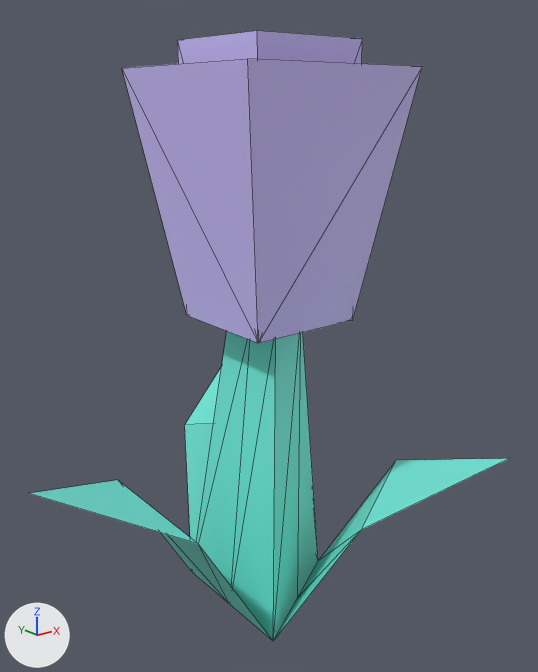
A saved change to the glTF model assets/models/kit/nature_flower_purpleA.glb.
Camera for both pictures: a 50 mm camera at (-0.185, -0.238, 0.169) aimed at (-0.005, -0.012, 0.079). Arrows for +X, +Y and +Z are at lower left; the lights stay in place. The older version comes first. Mesh edges are drawn as thin lines. Vertices at exactly the same position are counted once.

In view in the first picture: 'nature_flower_purpleA'.
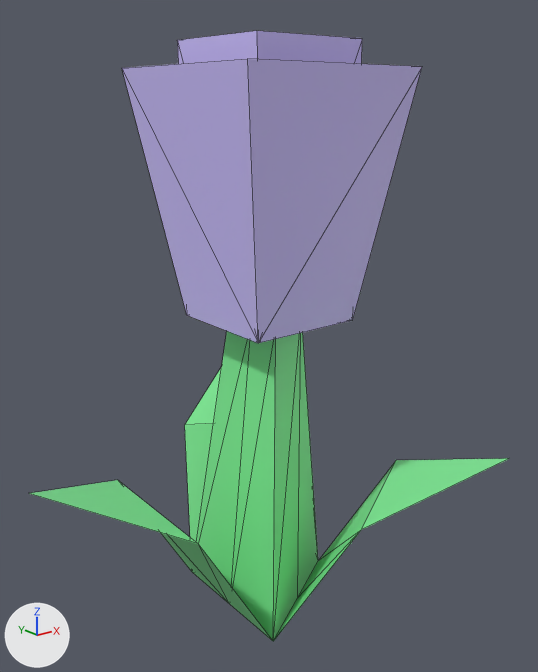
Boxes [x1, y1, x2, y2] around the edits, measured in the pictures (538 x 672 px):
part 1 of me_mesh_flower_purplea, recoloured (cyan to green)
    both: [29, 331, 509, 641]

Diff of the bpy script that builds the scene:
```diff
--- a/assets/models/kit/nature_flower_purpleA.glb.py
+++ b/assets/models/kit/nature_flower_purpleA.glb.py
@@ me_mesh_flower_purplea @@
 me_mesh_flower_purplea.from_pydata(...)  # 33 vertices, 56 faces; spans x -0.105..0.055, y -0.091..0.091, z -0.05..0.192
 # used by ob_nature_flower_purplea; location = (0.0, 0.0, 0.0)
+# me_mesh_flower_purplea part 1: 28 faces centred in x -0.071..0.036, y -0.062..0.062, z -0.05..0.083 are repainted in the vertex colours; the middle colour goes from cyan #73eddd to green #80ed96
 me_mesh_flower_purplea.materials.append(mat_defaultmaterial)
```
